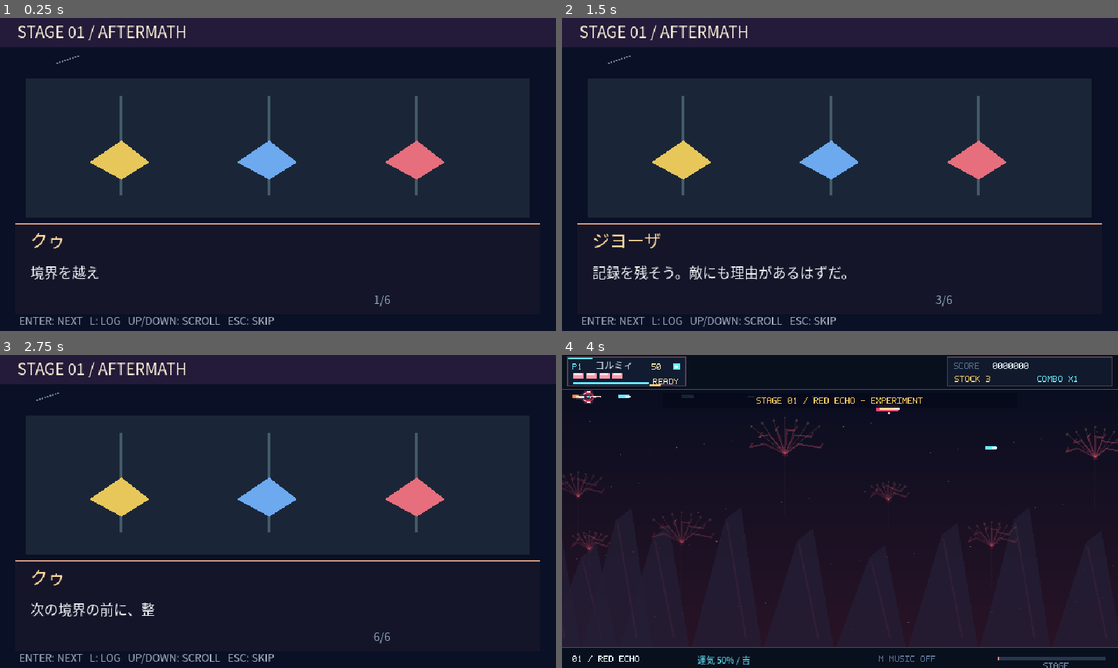
Above: before the commit, frames 1-4 (two rows, left to right).
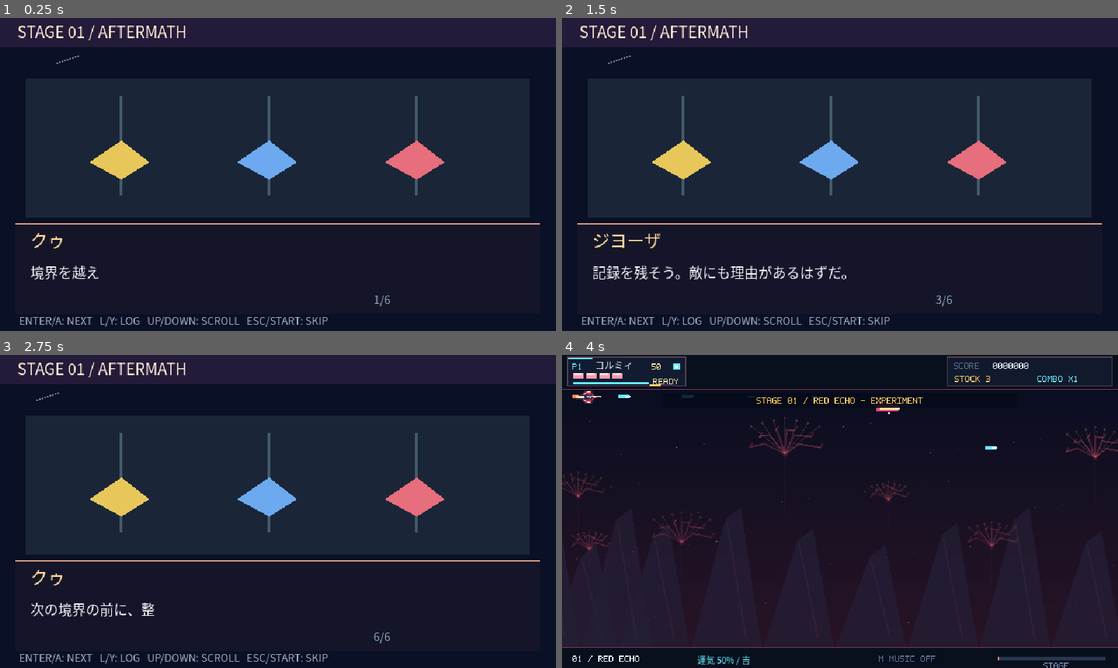
Above: after the commit, the same moments.

Repository: coshimagame/manjusyage
Game: Godot game, scene res://stage_interlude.tscn
Two runs of this game, one before a commit and one after it. Both use one fixed random seed, a clock stepped at 60 frames per second and the inputs below. This scene is started directly instead of the project's main scene.
Inputs (mouse positions are in pixels of both pictures, inside the frame that each line leads up to):
- Up to frame 1 (0.25 s): no input
- Up to frame 2 (1.5 s): tap Enter at 0.5, 0.6 s; move the mouse to (962, 158) at 0.52 s; hold Right 0.53-1.28 s; click (962, 158) at 0.67 s; tap Space at 0.77, 1.07 s; tap E at 0.8, 1.35 s; move the mouse to (728, 190) at 1.27 s; hold Down from 1.28 s (still down)
- Up to frame 3 (2.75 s): tap Space at 1.52, 1.55, 1.82 s; move the mouse to (333, 442) at 2.02 s; release Down at 2.03 s; hold Right from 2.03 s (still down); hold Space from 2.03 s (still down); tap Enter at 2.3 s
- Up to frame 4 (4 s): move the mouse to (812, 574) at 2.77 s; release Right at 2.78 s; release Space at 2.78 s; hold Up 2.78-3.53 s; tap Enter at 2.85 s; click (812, 574) at 2.92 s; tap Space at 3.02, 3.32 s; tap E at 3.05 s; move the mouse to (1006, 558) at 3.52 s; hold Left from 3.53 s (still down); hold Space from 3.53 s (still down); tap M at 3.6 s

The runs differ from the first frame. In frame 1, 0.6% of the frame differs, in the area x 9-59%, y 95-99%; in frame 2, 0.6%; in frame 3, 0.6%; in frame 4, nothing differs.

Commit message:
Improve interlude gamepad log access and prevent Japanese subtitle overflow

Diff:
--- a/stage_interlude.gd
+++ b/stage_interlude.gd
@@ -17,6 +17,8 @@
 var seconds := 0.0
 var font: Font
 var departing := false
+const MAX_DIALOGUE_WIDTH := 550.0
+const MAX_LOG_WIDTH := 545.0
 # Optional approved portraits; missing files preserve the existing workshop silhouettes.
 const PORTRAIT_PATHS = {
 	"コルミィ": "res://art/active/portrait_cormii.png",
@@ -61,6 +63,9 @@
 			_advance()
 	elif event is InputEventJoypadButton and event.pressed:
 		if event.button_index == JOY_BUTTON_START: _depart()
+		elif event.button_index == JOY_BUTTON_Y:
+			history_open = not history_open
+			if history_open: log_scroll = maxi(0, line_index + 1 - LOG_ROWS)
 		elif history_open and event.button_index == JOY_BUTTON_DPAD_UP: log_scroll = maxi(0, log_scroll - 1)
 		elif history_open and event.button_index == JOY_BUTTON_DPAD_DOWN: log_scroll = mini(maxi(0, line_index + 1 - LOG_ROWS), log_scroll + 1)
 		elif event.button_index == JOY_BUTTON_A: _advance()
@@ -82,6 +87,15 @@
 	departing = true
 	# Existing briefing unlock is stored on stage clear. No fake stage 2 launch.
 	get_tree().change_scene_to_file.call_deferred("res://main.tscn")
+# Pixel-space clipping avoids long Japanese lines escaping the dialogue panel.
+# Character-by-character layout preserves the typewriter effect and CJK glyph widths.
+func _fit_text(value: String, width: float, size: int) -> String:
+	var result := ""
+	for character in value:
+		if font.get_string_size(result + character, HORIZONTAL_ALIGNMENT_LEFT, -1, size).x > width:
+			return result + "…"
+		result += character
+	return result
 func _draw() -> void:
 	draw_rect(Rect2(0,0,640,360),Color("#0a1025"))
 	for i in range(60):
@@ -111,9 +125,9 @@
 			var j := log_scroll + row
 			if j > line_index: break
 			var entry: String = LINES[j][0]+": "+LINES[j][1]
-			draw_string(font,Vector2(35,281+row*13),entry,HORIZONTAL_ALIGNMENT_LEFT,555,11,Color("#d4e4dd"))
+			draw_string(font,Vector2(35,281+row*13),_fit_text(entry,MAX_LOG_WIDTH,11),HORIZONTAL_ALIGNMENT_LEFT,-1,11,Color("#d4e4dd"))
 	else:
 		draw_string(font,Vector2(35,264),LINES[line_index][0],HORIZONTAL_ALIGNMENT_LEFT,-1,20,Color("#ffdb9d"))
-		draw_string(font,Vector2(35,299),LINES[line_index][1].substr(0,int(visible_chars)),HORIZONTAL_ALIGNMENT_LEFT,565,16,Color("#edf2f5"))
+		draw_string(font,Vector2(35,299),_fit_text(LINES[line_index][1].substr(0,int(visible_chars)),MAX_DIALOGUE_WIDTH,16),HORIZONTAL_ALIGNMENT_LEFT,-1,16,Color("#edf2f5"))
 		draw_string(font,Vector2(430,329),"%d/%d" % [line_index+1,LINES.size()],HORIZONTAL_ALIGNMENT_LEFT,-1,13,Color("#9ab4c9"))
-	draw_string(font,Vector2(22,353),"ENTER: NEXT   L: LOG   UP/DOWN: SCROLL   ESC: SKIP",HORIZONTAL_ALIGNMENT_LEFT,-1,12,Color("#aab5c6"))
+	draw_string(font,Vector2(22,353),"ENTER/A: NEXT   L/Y: LOG   UP/DOWN: SCROLL   ESC/START: SKIP",HORIZONTAL_ALIGNMENT_LEFT,-1,12,Color("#aab5c6"))
